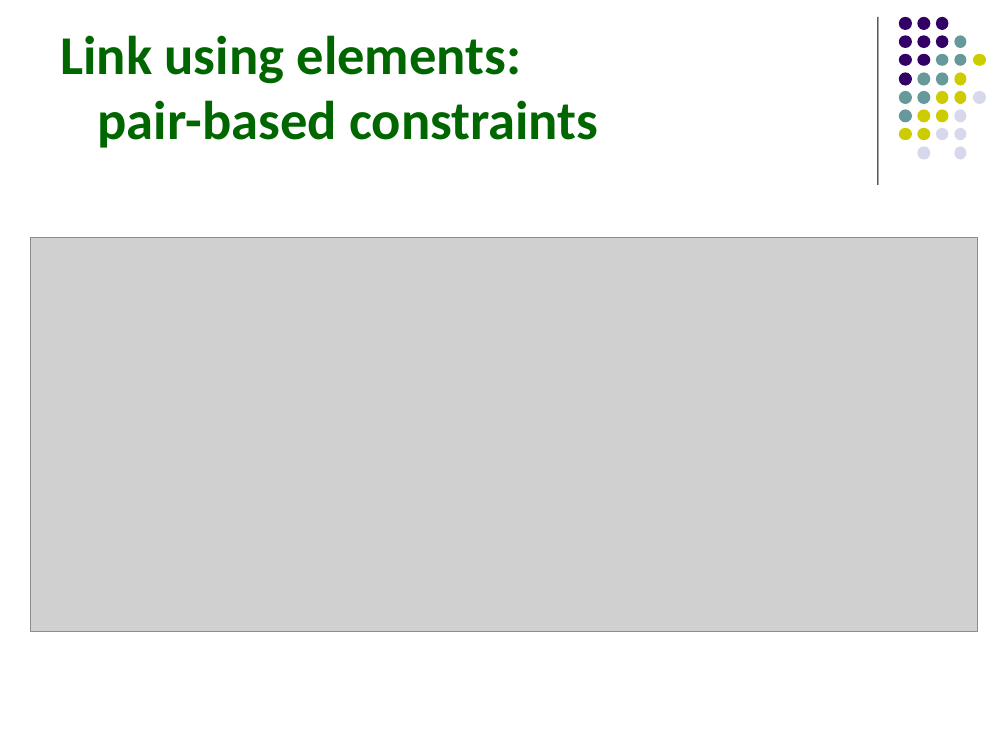
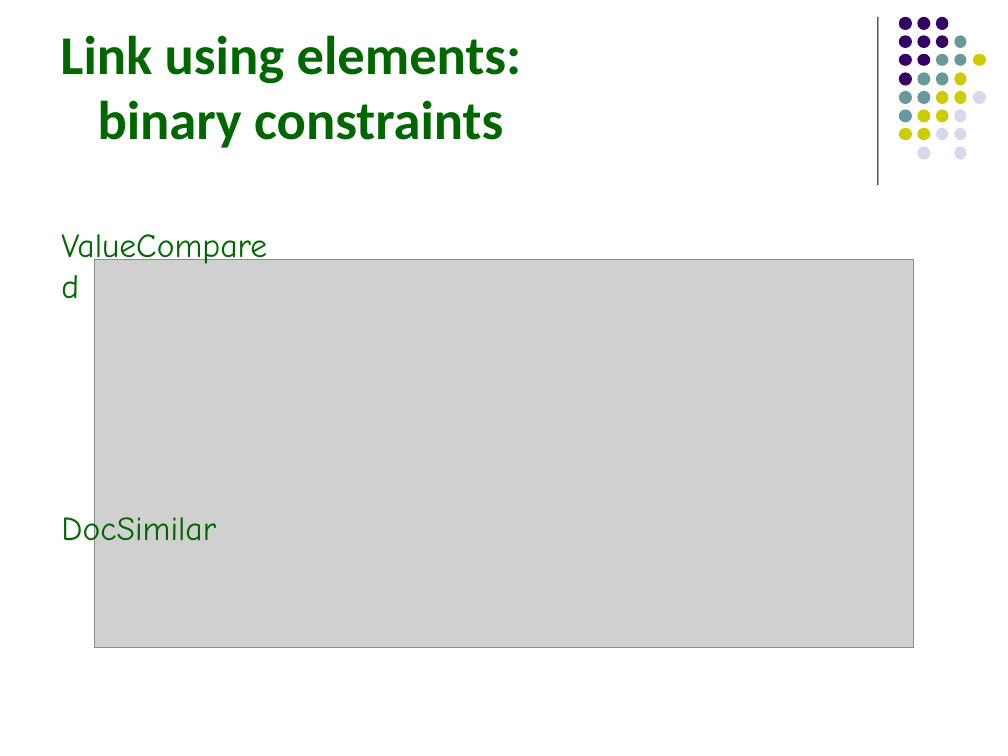
Before and after one commit to hrennau/greenfox, a slide deck: slide 21 of declarative-amsterdam-2020/an-introduction-to-greenfox/an-introduction-to-greenfox.pptx (slide 19 before the commit). Drawn at 1008x756 pixels with LibreOffice and Linux fonts; fonts in the diff are those of the drawing; grey boxes stand for pictures. Boxes give left, top, right and bottom in pixels: in the first picture for what was removed or moved away, otherwise in the second. Text is boxed around its words. In the diff, an @@ line names an element or a change of style, - is before the commit and + after.

```diff
--- a/declarative-amsterdam-2020/an-introduction-to-greenfox/an-introduction-to-greenfox.pptx
+++ b/declarative-amsterdam-2020/an-introduction-to-greenfox/an-introduction-to-greenfox.pptx
@@ title at box(60, 35, 522, 148): text changed @@
-Link using elements:
-pair-based constraints
+Link using elements:
+binary constraints
@@ text added at box(51, 220, 290, 270), 24 pt, text #006600 @@
+ValueCompared
@@ picture: place and size @@
-picture at box(30, 237, 978, 632)
+picture at box(95, 259, 913, 647)
@@ text added at box(61, 511, 216, 551), 24 pt, text #006600 @@
+DocSimilar
```
Also in this commit, not shown: 9 other slides changed, 5 slides added, 2 slides removed.
